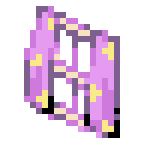
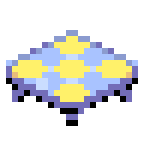
Before/after of a (144, 144) layered artwork. What changed in the layer stack:
added layer "Layer 12" above "Layer 11" over 6, 24, 138, 132
hid "Layer 9" over 18, 6, 126, 138
